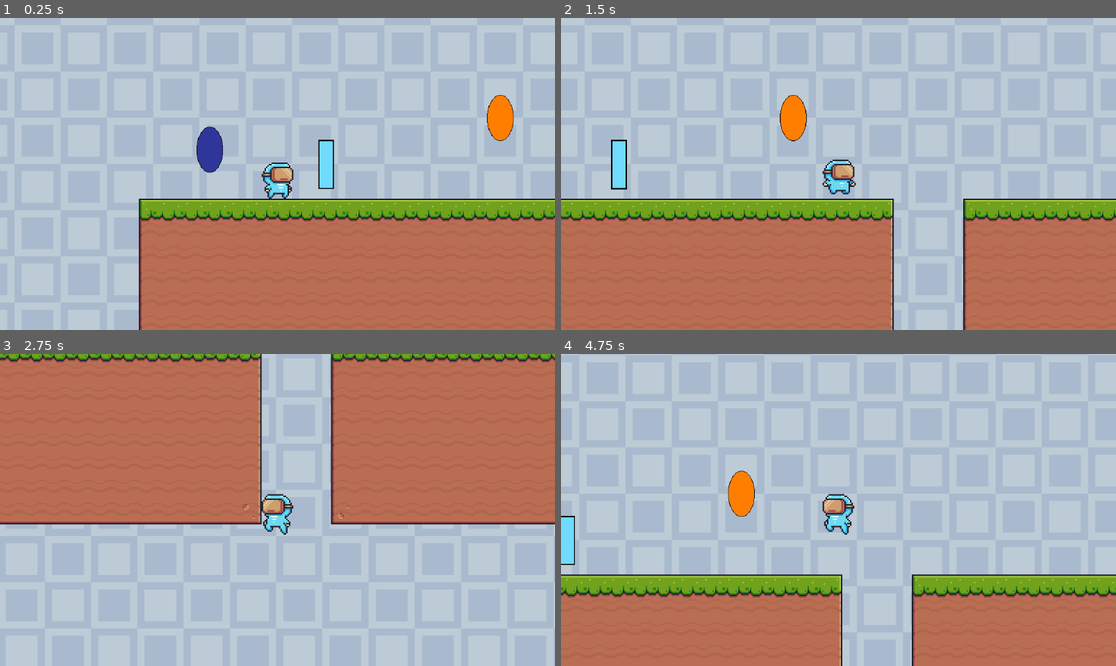
Above: before the commit, frames 1-4 (two rows, left to right).
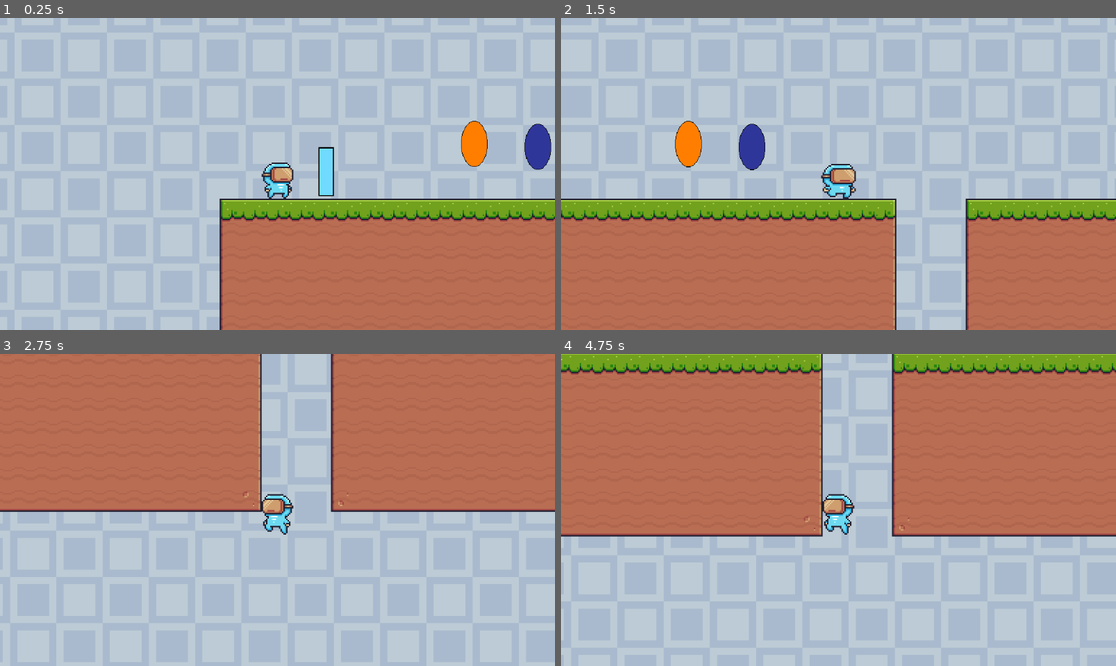
Above: after the commit, the same moments.

Repository: Zarlden/Syncronauts
Game: Godot game, scene res://Level/level_1.tscn
The game is run twice, just before and just after one commit, with the same random seed, the same clock (stepped at 60 frames per second) and the same inputs.
Inputs:
- Up to frame 1 (0.25 s): no input
- Up to frame 2 (1.5 s): hold D (Right) from 0.53 s (still down); tap Space (Jump) at 0.77 s
- Up to frame 3 (2.75 s): tap Space (Jump) at 1.52 s; release D (Right) at 2.03 s; hold A (Left) from 2.03 s (still down)
- Up to frame 4 (4.75 s): release A (Left) at 2.78 s; hold D (Right) 2.78-4.28 s; tap Space (Jump) at 3.02, 3.77, 4.52 s; hold A (Left) from 4.28 s (still down)

The runs differ from the first frame. In frame 1, 10% of the frame differs, in the area x 24-100%, y 24-100%; in frame 2, 5.0%; in frame 3, 6.6%; in frame 4, 77%, in the area x 0-100%, y 0-100%.

Commit message:
Working with portal timeout

Diff:
--- a/Interactable_Objects/portal/portal.gd
+++ b/Interactable_Objects/portal/portal.gd
@@ -5,6 +5,8 @@
 
 var p1_pos = null
 var p2_pos = null
+var portal_lock = false
+@onready var timer = $Timer
 
 # Called when the node enters the scene tree for the first time.
 func _ready():
@@ -12,18 +14,26 @@
 
 	p1_pos = $Portal1.get_position()
 	p2_pos = $Portal2.get_position()
-	print(p1_pos, p2_pos)
 
+
+func teleport(player, to):
+	if not portal_lock:
+		if not portal_lock:
+			player.set_position(to)
+		timer.start()
+		portal_lock = true
 
 # Called every frame. 'delta' is the elapsed time since the previous frame.
 func _process(delta):
-	pass
-
-func _on_portal_1_body_entered(body):
-	if body is Player:
-		body.set_position(p2_pos)
+	if $Portal1.has_overlapping_bodies():
+		for node in $Portal1.get_overlapping_bodies():
+			if node is Player:
+				teleport(node, p2_pos)
+	elif $Portal2.has_overlapping_bodies():
+		for node in $Portal2.get_overlapping_bodies():
+			if node is Player:
+				teleport(node, p1_pos)
 
 
-func _on_portal_2_body_entered(body):
-	if body is Player:
-		body.set_position(p1_pos)
+func _on_timer_timeout():
+	portal_lock = false
--- a/Interactable_Objects/portal/portal.tscn
+++ b/Interactable_Objects/portal/portal.tscn
@@ -1,12 +1,12 @@
-[gd_scene load_steps=6 format=3 uid="uid://db6ik6psmw16n"]
+[gd_scene load_steps=5 format=3 uid="uid://db6ik6psmw16n"]
 
 [ext_resource type="Script" path="res://Interactable_Objects/portal/portal.gd" id="1_12ur0"]
 [ext_resource type="Texture2D" uid="uid://cujlprbr8j0tl" path="res://Interactable_Objects/portal/portal_blue.png" id="2_wf6l0"]
 [ext_resource type="Texture2D" uid="uid://gk6dlc3h18t5" path="res://Interactable_Objects/portal/portal_orange.png" id="3_frhki"]
 
 [sub_resource type="CapsuleShape2D" id="CapsuleShape2D_jhfkp"]
-
-[sub_resource type="CapsuleShape2D" id="CapsuleShape2D_pfj0y"]
+radius = 9.0
+height = 32.0
 
 [node name="Node2D" type="Node2D"]
 script = ExtResource("1_12ur0")
@@ -25,7 +25,8 @@
 [node name="Portal2" type="Area2D" parent="."]
 
 [node name="CollisionShape2D" type="CollisionShape2D" parent="Portal2"]
-shape = SubResource("CapsuleShape2D_pfj0y")
+scale = Vector2(1, 1)
+shape = SubResource("CapsuleShape2D_jhfkp")
 metadata/_edit_group_ = true
 
 [node name="Sprite2D" type="Sprite2D" parent="Portal2"]
@@ -34,5 +35,6 @@
 texture = ExtResource("3_frhki")
 metadata/_edit_group_ = true
 
-[connection signal="body_entered" from="Portal1" to="." method="_on_portal_1_body_entered"]
-[connection signal="body_entered" from="Portal2" to="." method="_on_portal_2_body_entered"]
+[node name="Timer" type="Timer" parent="."]
+
+[connection signal="timeout" from="Timer" to="." method="_on_timer_timeout"]
--- a/Level/level_1.tscn
+++ b/Level/level_1.tscn
@@ -459,7 +459,7 @@
 sources/0 = SubResource("TileSetAtlasSource_vhq63")
 
 [node name="Level_1" instance=ExtResource("1_tu8dm")]
-position = Vector2(18, -7)
+position = Vector2(-38, -2)
 
 [node name="TextureRect" type="TextureRect" parent="." index="0"]
 offset_left = -600.0
@@ -494,12 +494,11 @@
 position = Vector2(33, 0)
 
 [node name="Node2D" parent="." index="10" instance=ExtResource("9_hkpsq")]
-position = Vector2(74, -29)
 
 [node name="Portal1" parent="Node2D" index="0"]
-position = Vector2(-123, 18)
+position = Vector2(178, -18)
 
 [node name="Portal2" parent="Node2D" index="1"]
-position = Vector2(78, -4)
+position = Vector2(134, -20)
 
 [editable path="Node2D"]
